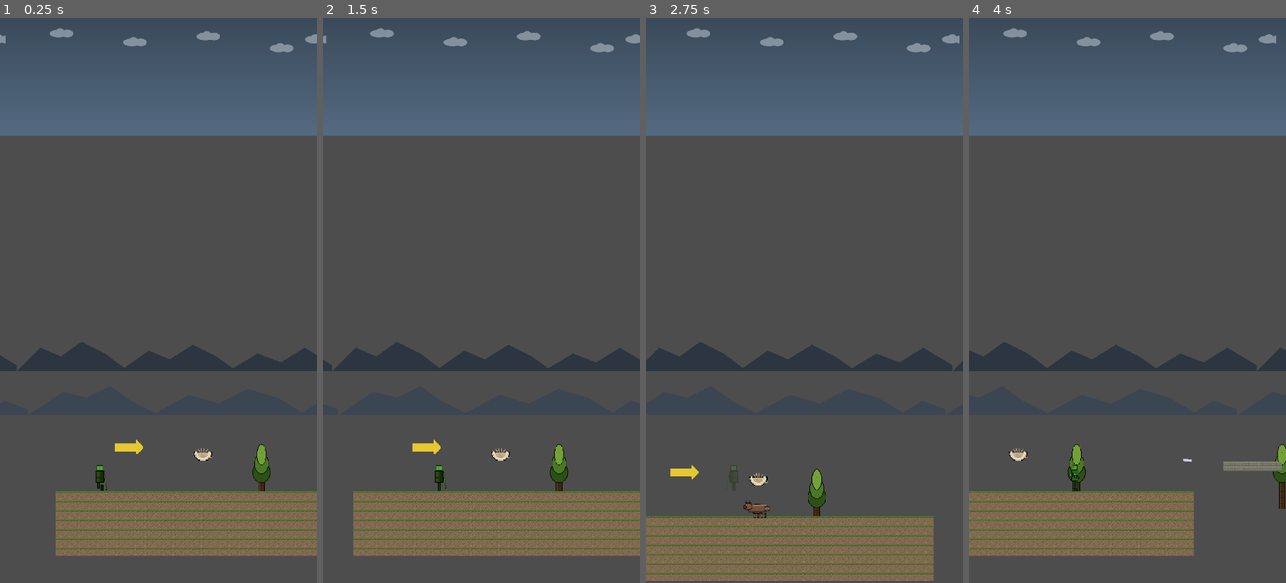
Above: before the commit, frames 1-4 (left to right).
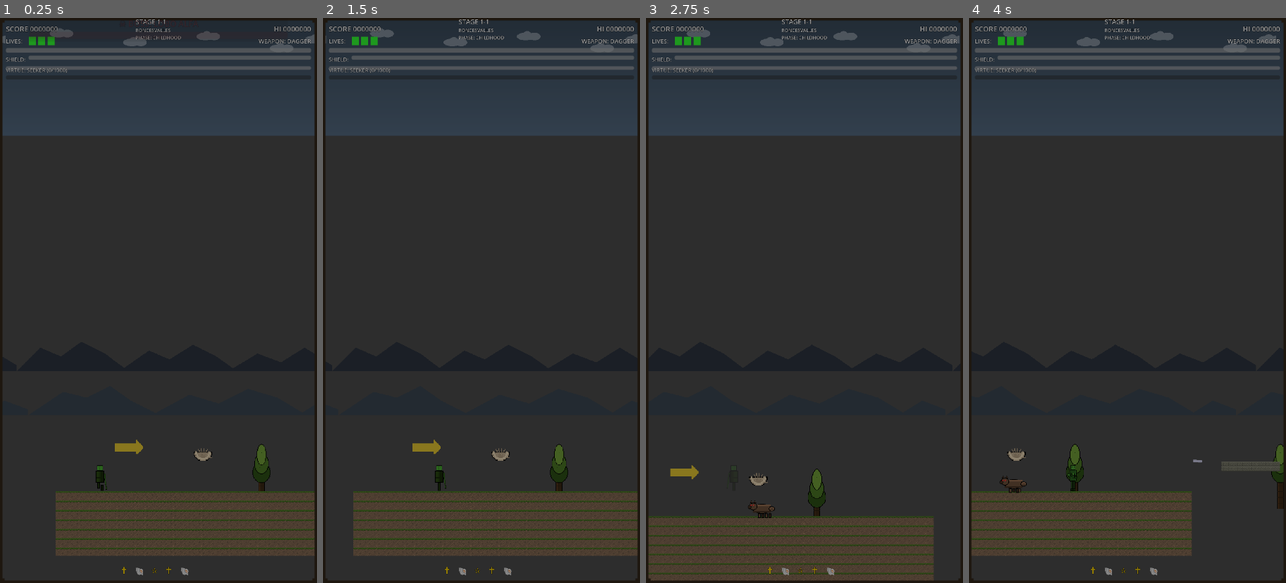
Above: after the commit, the same moments.

Repository: juanrafernandez/pilgrim
Game: Godot game, scene res://scenes/levels/level_01.tscn
Same seed, same stepped clock (60 frames per second), same inputs: the game is played once before the commit and once after it. This scene is started directly instead of the project's main scene.
Inputs:
- Up to frame 1 (0.25 s): no input
- Up to frame 2 (1.5 s): tap Enter (ui_accept) at 0.5 s; hold Right (move_right) from 0.53 s (still down); tap S (attack) at 0.6 s; tap A (jump) at 0.77 s; tap Q (block) at 1.35 s
- Up to frame 3 (2.75 s): tap A (jump) at 1.52 s; release Right (move_right) at 2.03 s; hold Left (move_left) from 2.03 s (still down); hold Down (crouch) from 2.03 s (still down)
- Up to frame 4 (4 s): release Left (move_left) at 2.78 s; release Down (crouch) at 2.78 s; hold Right (move_right) from 2.78 s (still down); tap W (special) at 2.85 s; tap A (jump) at 3.02, 3.77 s; tap S (attack) at 3.6 s

The runs differ from the first frame. In frame 1, 98% of the frame differs, in the area x 0-100%, y 0-100%; in frame 2, 98%; in frame 3, 98%; in frame 4, 98%.

Commit message:
fix(level01): restore HUD and fix enemy collision physics
CRITICAL FIX 1: HUD Restored
- Added missing ArcadeHUD to level_01.tscn
- Players can now see: health, score, combo, lives, weapon durability
- HUD was lost during asset integration

CRITICAL FIX 2: Enemy Collision Physics
- Changed enemy collision_mask from 3 to 2
- Enemies NO LONGER physically collide with player
- Player can now walk THROUGH enemies
- Enemies only interact via ContactArea (Area2D overlap)

Previous Behavior (BROKEN):
- collision_mask = 3 (collides with player layer 1 + ground layer 2)
- Player physically blocked by enemies
- Player could stand on top of enemies
- Combat felt stiff and frustrating

New Behavior (FIXED):
- collision_mask = 2 (only ground layer 2)
- Player passes through enemies freely
- Enemies detect contact via ContactArea for damage
- Combat feels fluid and natural

Wolf Enemy Changes:
- collision_mask: 3 → 2
- Added missing ContactArea node
- Added ContactShape with RectangleShape2D (70x50)
- Matches collision configuration of other enemies

Technical Details:
- Enemies on layer 4 (collision_layer = 4)
- Ground on layer 2
- Player on layer 1
- Enemies mask = 2 (only detect ground, ignore player physically)
- ContactArea mask = 1 (detect player for damage via Area2D)

Game Feel Impact:
✅ Player can dodge through enemies
✅ No more getting stuck on enemies
✅ Can't exploit standing on enemies
✅ Contact damage still works (Area2D overlap)
✅ Natural arcade-style combat

Fixes user reports:
- "hemos perdido el HUD"
- "los animales no deberían colisionar con el jugador, solo cuando le atacan"
- "no puede saltar y subirse en un enemigo"

Diff:
--- a/scenes/enemies/enemy_wolf.tscn
+++ b/scenes/enemies/enemy_wolf.tscn
@@ -40,9 +40,12 @@
 [sub_resource type="CircleShape2D" id="CircleShape2D_detection"]
 radius = 500.0
 
+[sub_resource type="RectangleShape2D" id="RectangleShape2D_contact"]
+size = Vector2(70, 50)
+
 [node name="EnemyWolf" type="CharacterBody2D"]
 collision_layer = 4
-collision_mask = 3
+collision_mask = 2
 script = ExtResource("1_wolf")
 
 [node name="Sprite" type="AnimatedSprite2D" parent="."]
@@ -60,3 +63,11 @@
 [node name="DetectionShape" type="CollisionShape2D" parent="DetectionArea"]
 shape = SubResource("CircleShape2D_detection")
 debug_color = Color(0.7, 0, 0, 0.1)
+
+[node name="ContactArea" type="Area2D" parent="."]
+collision_layer = 0
+collision_mask = 1
+
+[node name="ContactShape" type="CollisionShape2D" parent="ContactArea"]
+shape = SubResource("RectangleShape2D_contact")
+debug_color = Color(1, 0, 0, 0.3)
--- a/scenes/levels/level_01.tscn
+++ b/scenes/levels/level_01.tscn
@@ -24,6 +24,7 @@
 [ext_resource type="Texture2D" path="res://assets/tiles/tiled/platform_250x32.png" id="22_plat250"]
 [ext_resource type="Texture2D" path="res://assets/tiles/tiled/platform_180x32.png" id="23_plat180"]
 [ext_resource type="Texture2D" path="res://assets/tiles/tiled/bridge_300x40.png" id="24_bridge"]
+[ext_resource type="PackedScene" uid="uid://c8q7x5r2m3v1p" path="res://scenes/ui/arcade_hud.tscn" id="25_hud"]
 
 [sub_resource type="RectangleShape2D" id="trigger_shape"]
 size = Vector2(100, 300)
@@ -582,3 +583,5 @@
 [node name="CollisionShape2D" type="CollisionShape2D" parent="DeathZone"]
 position = Vector2(2500, 0)
 shape = SubResource("RectangleShape2D_deathzone")
+
+[node name="ArcadeHUD" parent="." instance=ExtResource("25_hud")]
Not shown: 1 places in scenes/enemies/enemy_wolf.tscn that only renumber resources
Not shown: 1 places in scenes/levels/level_01.tscn that only renumber resources
